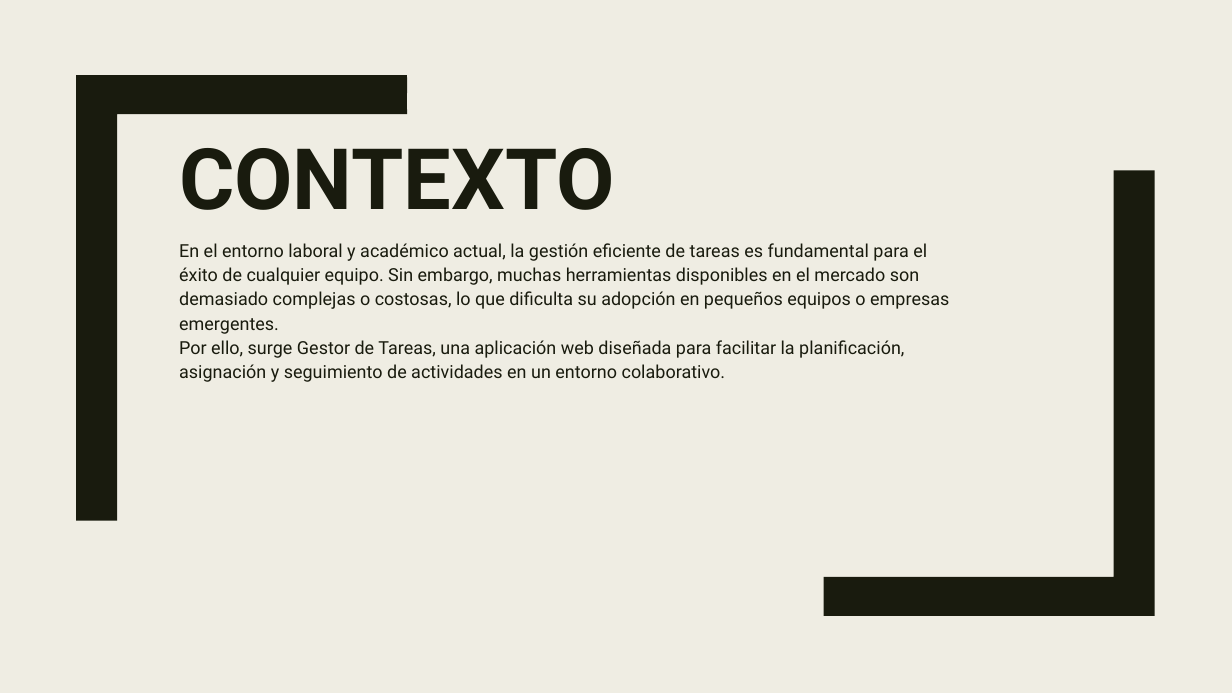
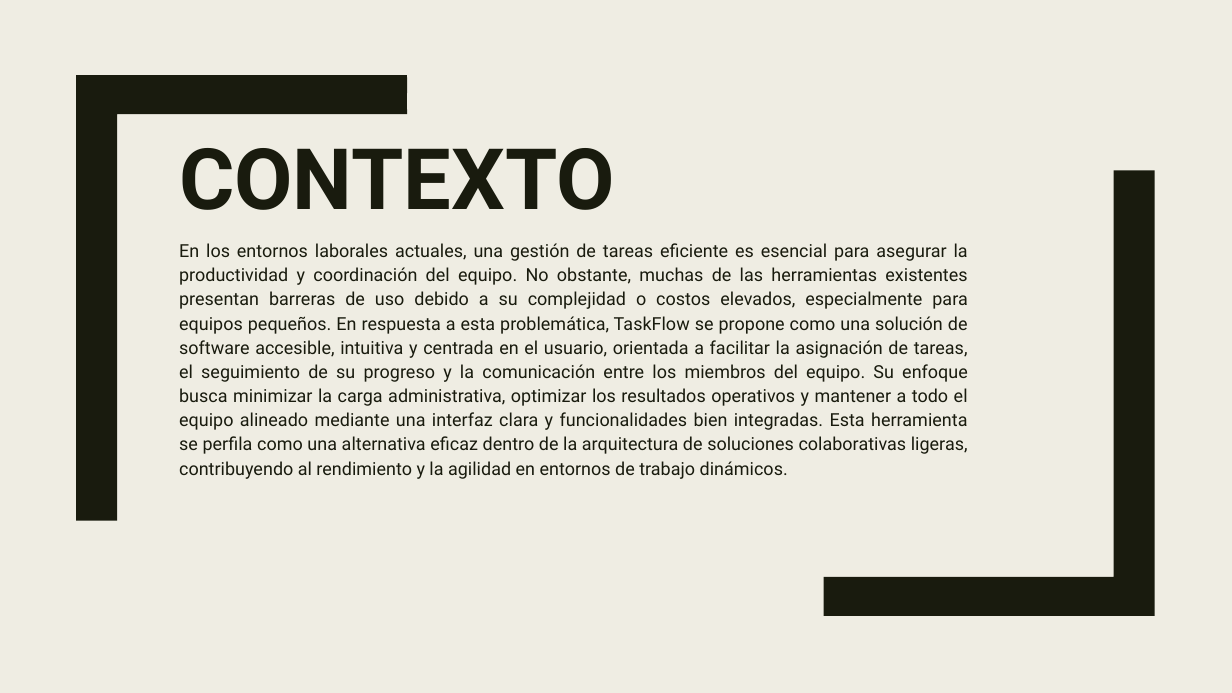
Before and after one commit to Jucer74/SoftwareArchitecture, a slide deck: slide 3 of Project/Context/taskflow.contex.pptx. Drawn at 1232x693 pixels with LibreOffice and Linux fonts; fonts in the diff are those of the drawing. Boxes give left, top, right and bottom in pixels: in the first picture for what was removed or moved away, otherwise in the second. Text is boxed around its words. In the diff, an @@ line names an element or a change of style, - is before the commit and + after.

```diff
--- a/Project/Context/taskflow.contex.pptx
+++ b/Project/Context/taskflow.contex.pptx
@@ subtitle at (179,243,968,479): text changed @@
-En el entorno laboral y académico actual, la gestión eficiente de tareas es fundamental para el éxito de cualquier equipo. Sin embargo, muchas herramientas disponibles en el mercado son demasiado complejas o costosas, lo que dificulta su adopción en pequeños equipos o empresas emergentes.
-Por ello, surge Gestor de Tareas, una aplicación web diseñada para facilitar la planificación, asignación y seguimiento de actividades en un entorno colaborativo.
+En los entornos laborales actuales, una gestión de tareas eficiente es esencial para asegurar la productividad y coordinación del equipo. No obstante, muchas de las herramientas existentes presentan barreras de uso debido a su complejidad o costos elevados, especialmente para equipos pequeños. En respuesta a esta problemática, TaskFlow se propone como una solución de software accesible, intuitiva y centrada en el usuario, orientada a facilitar la asignación de tareas, el seguimiento de su progreso y la comunicación entre los miembros del equipo. Su enfoque busca minimizar la carga administrativa, optimizar los resultados operativos y mantener a todo el equipo alineado mediante una interfaz clara y funcionalidades bien integradas. Esta herramienta se perfila como una alternativa eficaz dentro de la arquitectura de soluciones colaborativas ligeras, contribuyendo al rendimiento y la agilidad en entornos de trabajo dinámicos.
```
Also in this commit, not shown: 1 other slide changed, 8 slides added.
